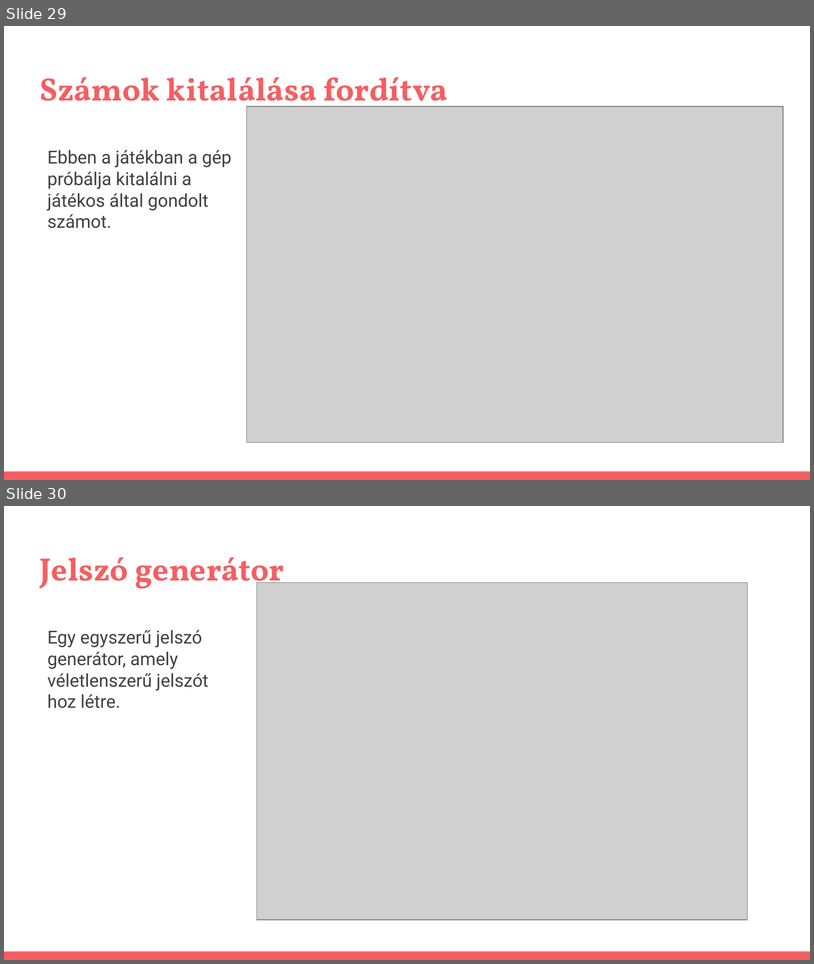
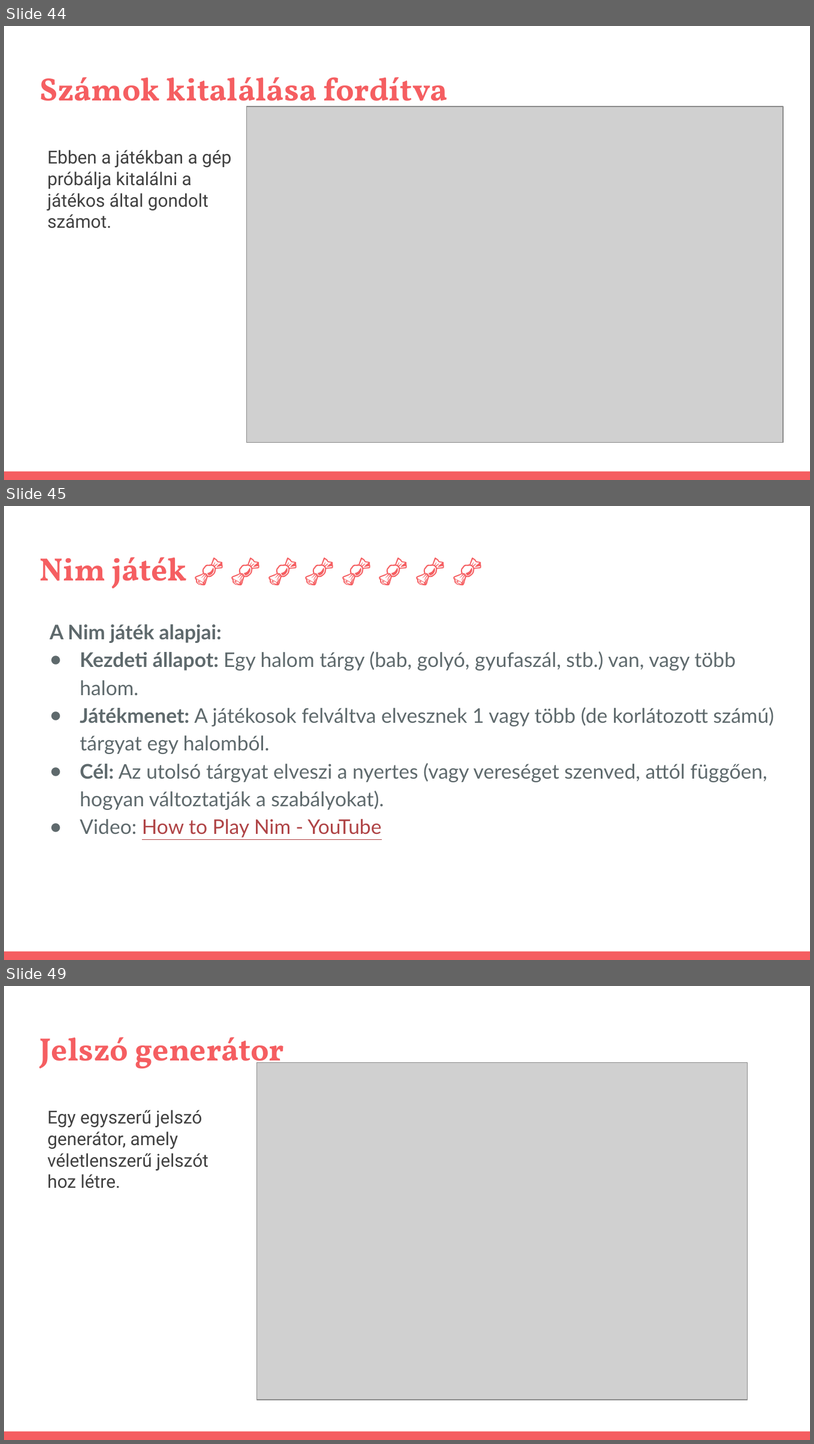
Before and after one commit to pisti72/infoka, a slide deck: prog/Bevezetés a Programozás Világába.pptx. Shown one above the other, each under a label of ours: slides 29 and 30 before the commit, slides 44, 45 and 49 after it; the slides between them are not shown. The pictures are 814x964 and 814x1444 pixels, drawn with LibreOffice and Linux fonts; fonts in the diff are those of the drawing; grey boxes stand for pictures. Boxes give left, top, right and bottom in pixels: in the first picture for what was removed or moved away, otherwise in the second. Text is boxed around its words. In the diff, an @@ line names an element or a change of style, - is before the commit and + after.

```diff
--- a/prog/Bevezetés a Programozás Világába.pptx
+++ b/prog/Bevezetés a Programozás Világába.pptx
@@ slide 45 added at (x1=4, y1=506, x2=810, y2=960), background #FFFFFF; not listed: 1 template element that a slide beside it also shows @@
@@ title added at (x1=39, y1=557, x2=187, y2=588), 28.8 pt, text #F55E61, bold @@
+Nim játék 🍬 🍬 🍬 🍬 🍬 🍬 🍬 🍬
@@ text added at (x1=50, y1=624, x2=775, y2=837), 18 pt, text #5E696C @@
+A Nim játék alapjai:
+● Kezdeti állapot: Egy halom tárgy (bab, golyó, gyufaszál, stb.) van, vagy több halom.
+● Játékmenet: A játékosok felváltva elvesznek 1 vagy több (de korlátozott számú) tárgyat egy halomból.
+● Cél: Az utolsó tárgyat elveszi a nyertes (vagy vereséget szenved, attól függően, hogyan változtatják a szabályokat).
+● Video: How to Play Nim - YouTube
@@ what was slide 29 is now slide 44 @@
@@ what was slide 30 is now slide 49 @@
```
Also in this commit, not shown: 6 slides changed, 18 other slides added, 2 other files.
